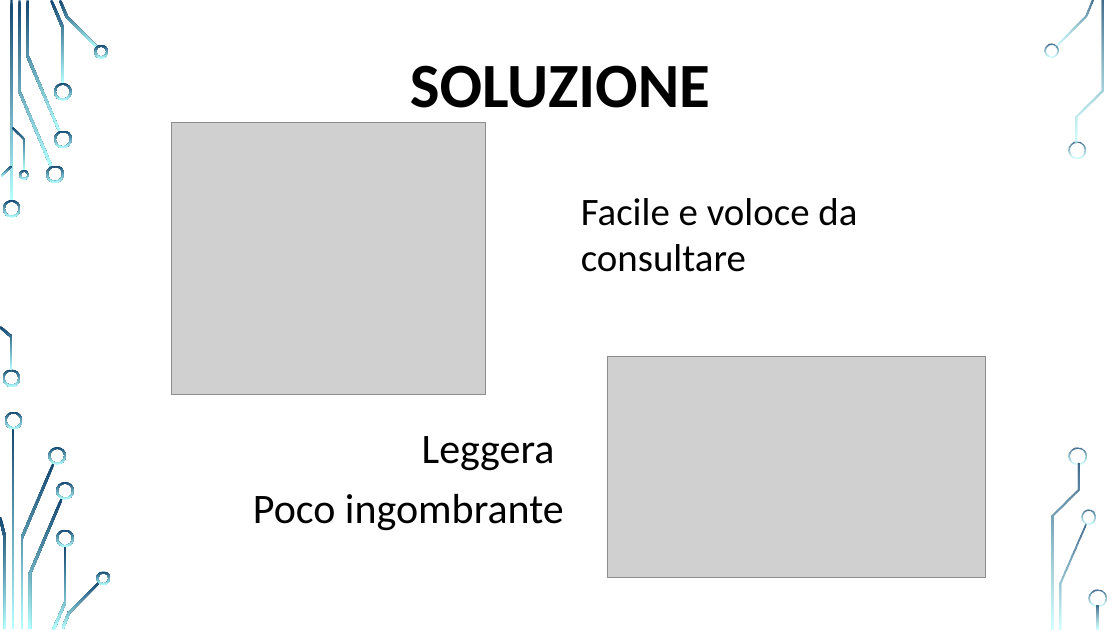
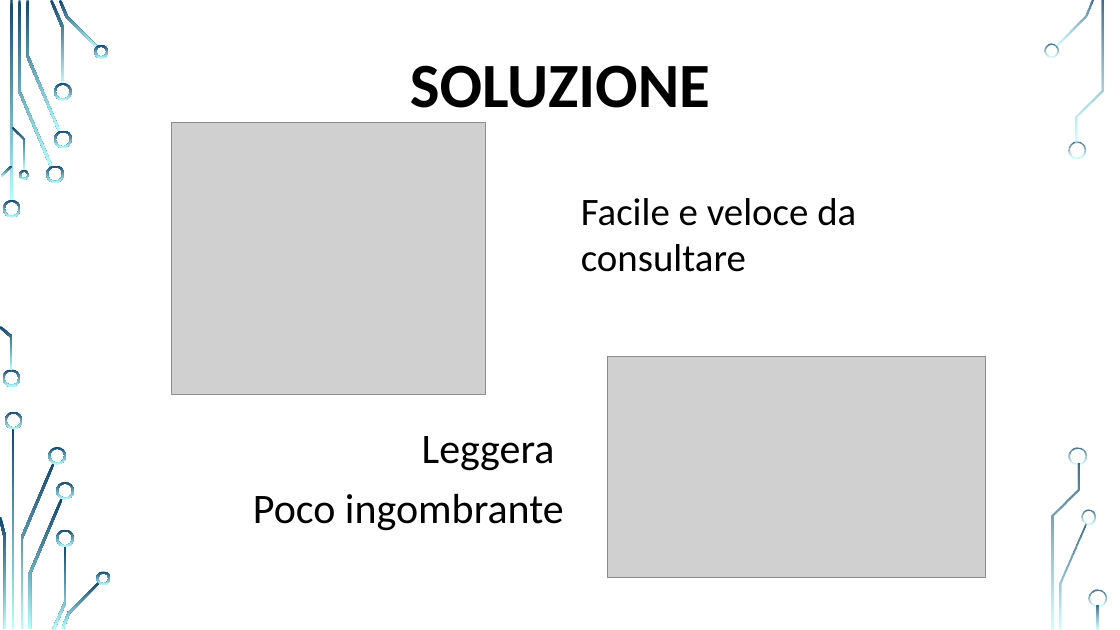
Before and after one commit to StepEla/ingegneria-software, a slide deck: slide 3 of PresentazioneApp.pptx. Drawn at 1120x630 pixels with LibreOffice and Linux fonts; fonts in the diff are those of the drawing; grey boxes stand for pictures; background and template pictures are left out. Boxes give left, top, right and bottom in pixels: in the first picture for what was removed or moved away, otherwise in the second. Text is boxed around its words. In the diff, an @@ line names an element or a change of style, - is before the commit and + after.

Commit message:
Corretto errore di scrittura

```diff
--- a/PresentazioneApp.pptx
+++ b/PresentazioneApp.pptx
@@ text at (581, 198, 856, 272): text changed @@
-Facile e voloce da consultare
+Facile e veloce da consultare
```
